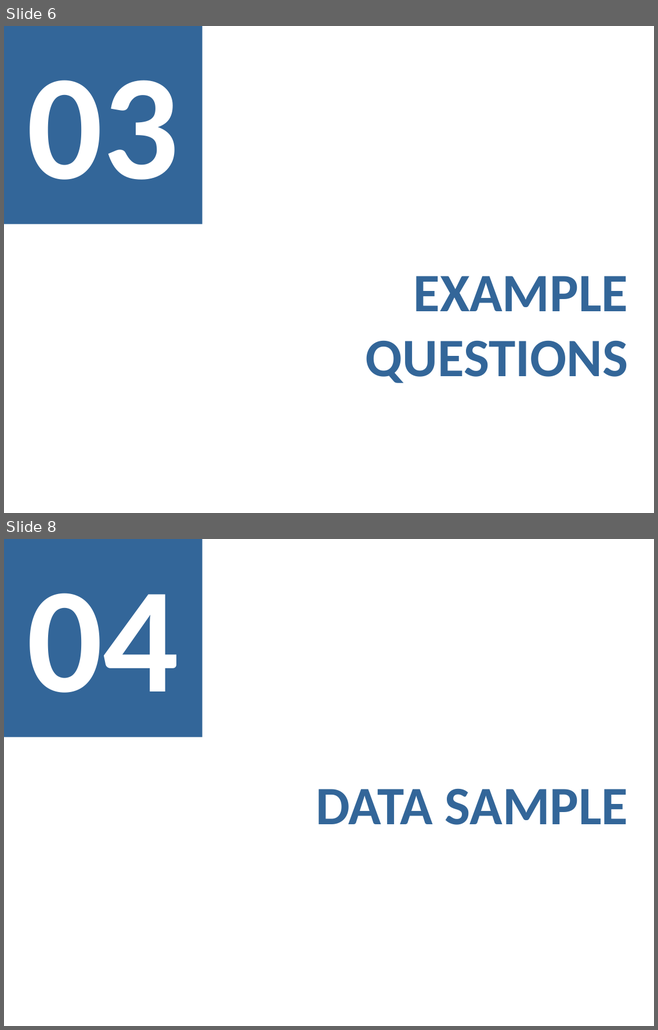
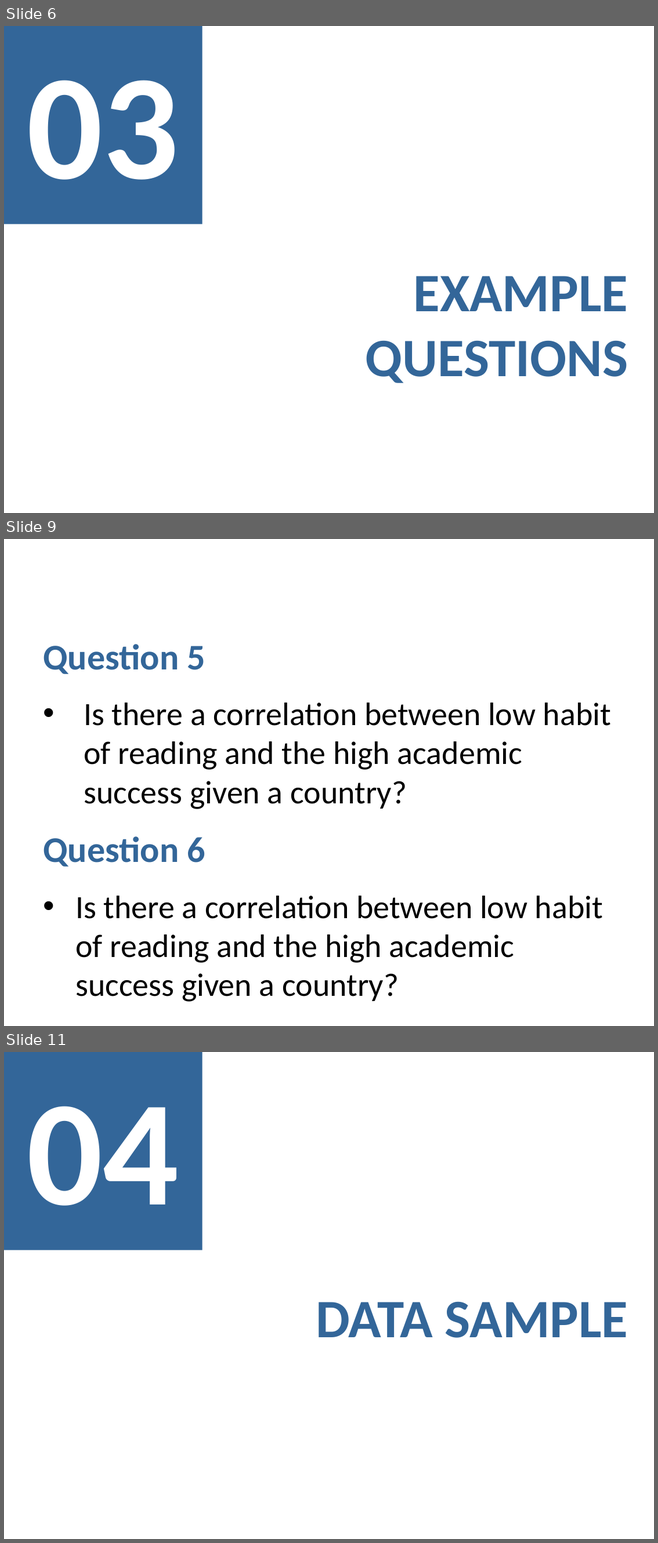
Before and after one commit to MargaridaMorais/information_visualization, a slide deck: First_Delivery/presentation/Lab02-PresentationTemplate.pptx. Shown one above the other, each under a label of ours: slides 6 and 8 before the commit, slides 6, 9 and 11 after it; the slides between them are not shown. The pictures are 658x1030 and 658x1543 pixels, drawn with LibreOffice and Linux fonts; fonts in the diff are those of the drawing. Boxes give left, top, right and bottom in pixels: in the first picture for what was removed or moved away, otherwise in the second. Text is boxed around its words. In the diff, an @@ line names an element or a change of style, - is before the commit and + after.

```diff
--- a/First_Delivery/presentation/Lab02-PresentationTemplate.pptx
+++ b/First_Delivery/presentation/Lab02-PresentationTemplate.pptx
@@ slide 9 added at (x1=4, y1=539, x2=654, y2=1026), background #FFFFFF @@
@@ text added at (x1=43, y1=644, x2=611, y2=1002), 36 pt, text #000000 @@
+Question 5
+• Is there a correlation between low habit of reading and the high academic success given a country?
+Question 6
+• Is there a correlation between low habit of reading and the high academic success given a country?
@@ what was slide 8 is now slide 11 @@
```
Also in this commit, not shown: 2 slides changed, 2 other slides added, 1 other file.
